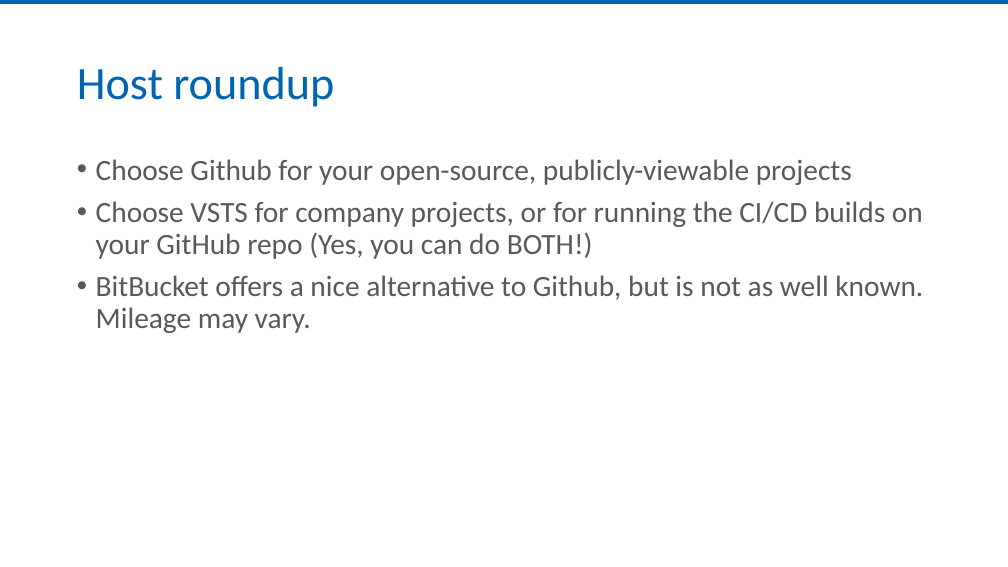
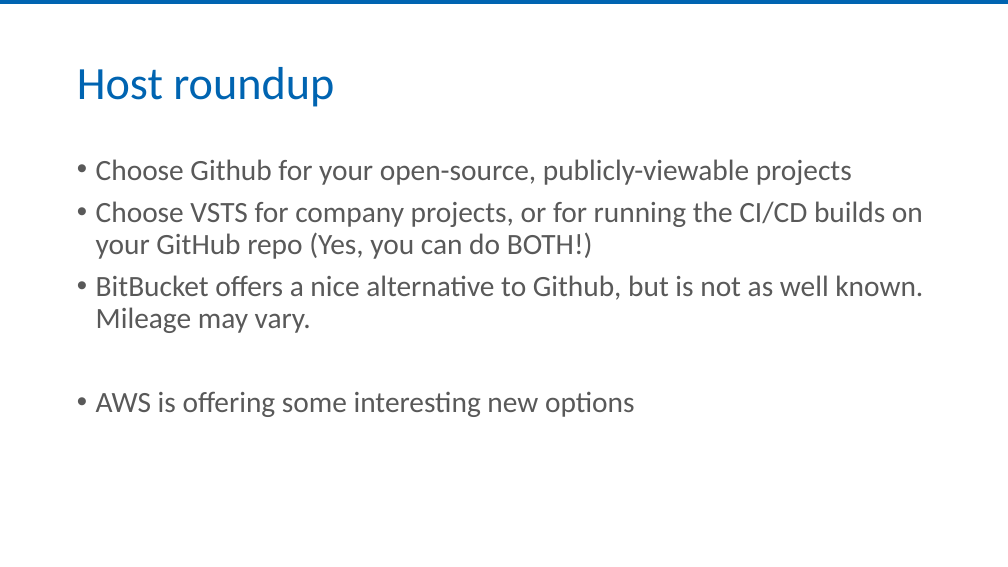
Before and after one commit to jmreynolds/Git-For-Normal-Developers, a slide deck: slide 19 of Slides/Git for the Normal Developer.pptx. Drawn at 1008x567 pixels with LibreOffice and Linux fonts; fonts in the diff are those of the drawing; background and template pictures are left out. Boxes give left, top, right and bottom in pixels: in the first picture for what was removed or moved away, otherwise in the second. Text is boxed around its words. In the diff, an @@ line names an element or a change of style, - is before the commit and + after.

Commit message:
updated slides

```diff
--- a/Slides/Git for the Normal Developer.pptx
+++ b/Slides/Git for the Normal Developer.pptx
@@ text at (x1=96, y1=391, x2=635, y2=417): paragraph added @@
+• AWS is offering some interesting new options
```
Also in this commit, not shown: 5 slides added.
